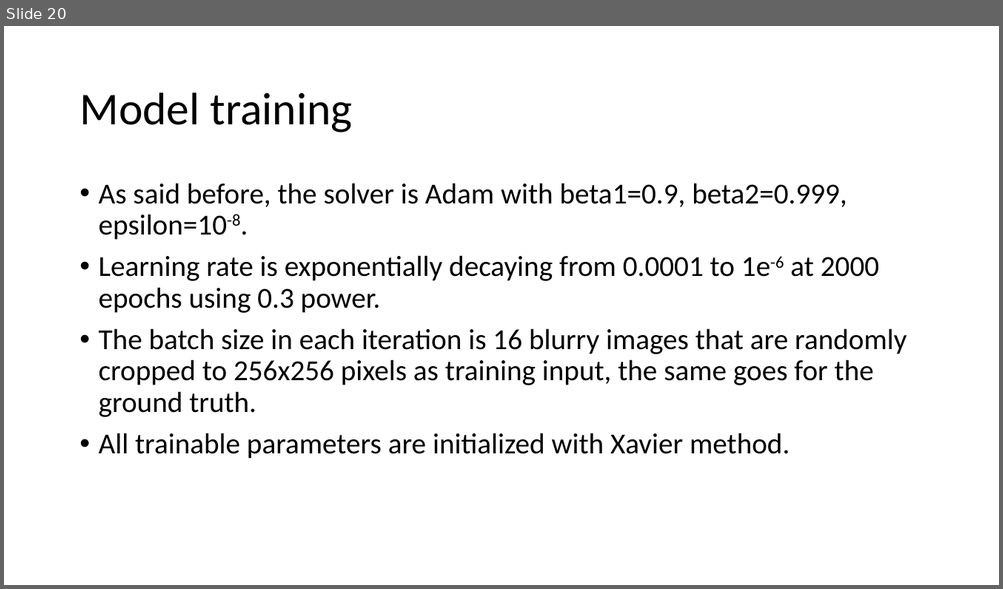
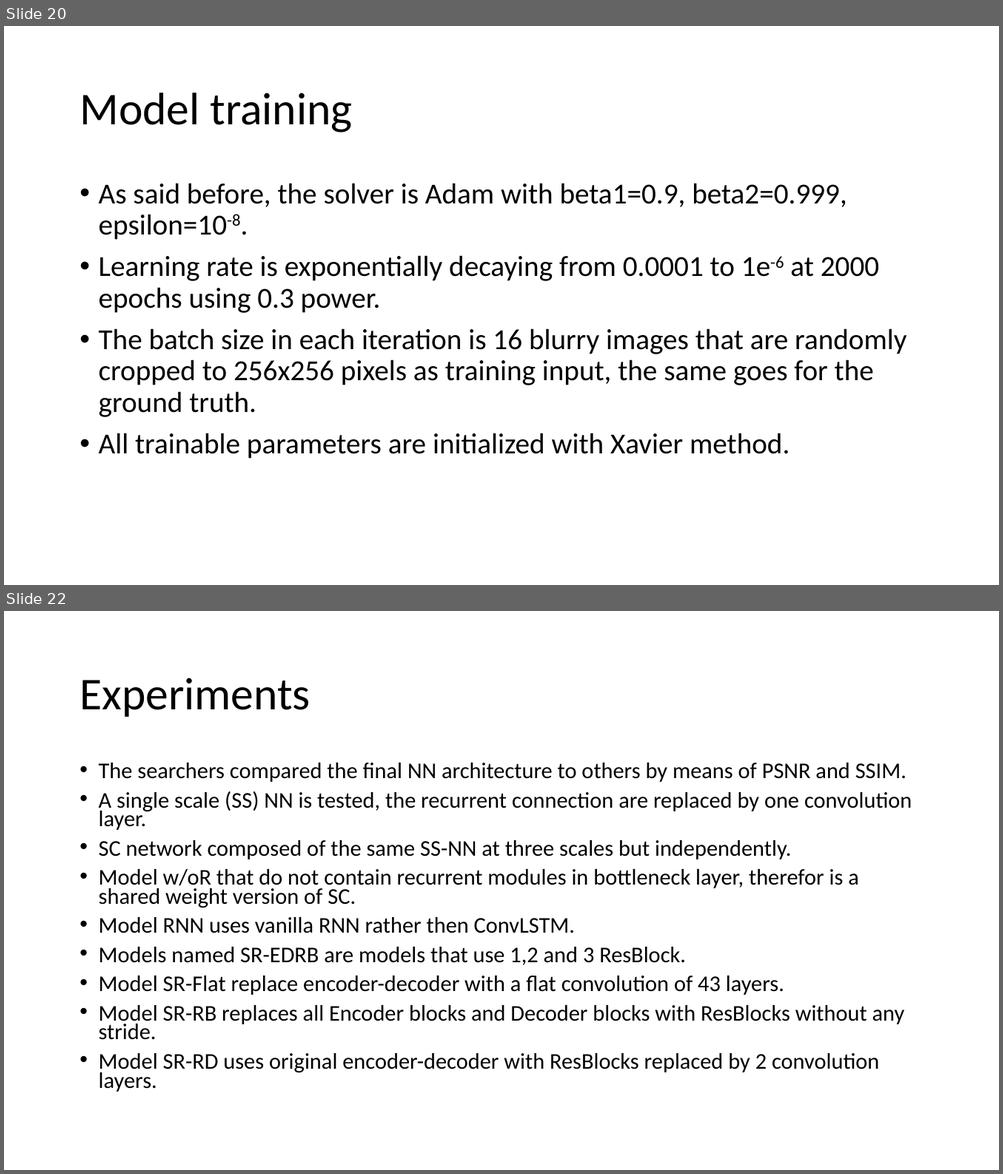
Before and after one commit to Tomlevron/Digital-image-processing, a slide deck: Slideshow/Scale-recurrent network for deblurring.pptx. Shown one above the other, each under a label of ours: slide 20 before the commit, slides 20 and 22 after it; the slides between them are not shown. The pictures are 1003x589 and 1003x1174 pixels, drawn with LibreOffice and Linux fonts; fonts in the diff are those of the drawing. Boxes give left, top, right and bottom in pixels: in the first picture for what was removed or moved away, otherwise in the second. Text is boxed around its words. In the diff, an @@ line names an element or a change of style, - is before the commit and + after.

```diff
--- a/Slideshow/Scale-recurrent network for deblurring.pptx
+++ b/Slideshow/Scale-recurrent network for deblurring.pptx
@@ slide 22 added at box(4, 611, 999, 1170), background #FFFFFF @@
@@ title added at box(79, 678, 310, 717), 44 pt, text #000000 @@
+Experiments
@@ text added at box(99, 763, 911, 1092), 21.7 pt, text #000000 @@
+• The searchers compared the final NN architecture to others by means of PSNR and SSIM.
+• A single scale (SS) NN is tested, the recurrent connection are replaced by one convolution layer.
+• SC network composed of the same SS-NN at three scales but independently.
+• Model w/oR that do not contain recurrent modules in bottleneck layer, therefor is a shared weight version of SC.
+• Model RNN uses vanilla RNN rather then ConvLSTM.
+• Models named SR-EDRB are models that use 1,2 and 3 ResBlock.
+• Model SR-Flat replace encoder-decoder with a flat convolution of 43 layers.
+• Model SR-RB replaces all Encoder blocks and Decoder blocks with ResBlocks without any stride.
+• Model SR-RD uses original encoder-decoder with ResBlocks replaced by 2 convolution layers.
```
Also in this commit, not shown: 4 slides changed, 1 slide removed.
